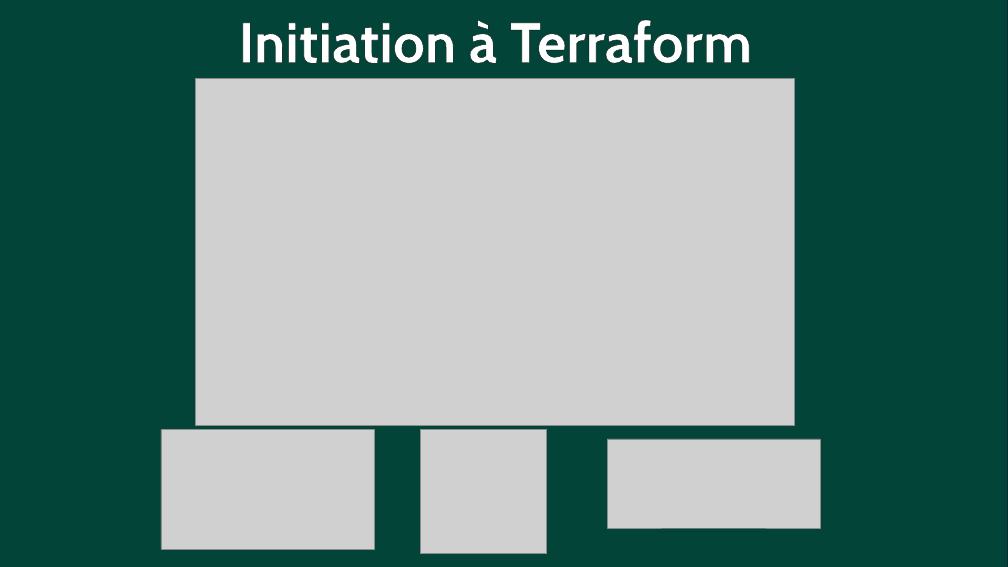
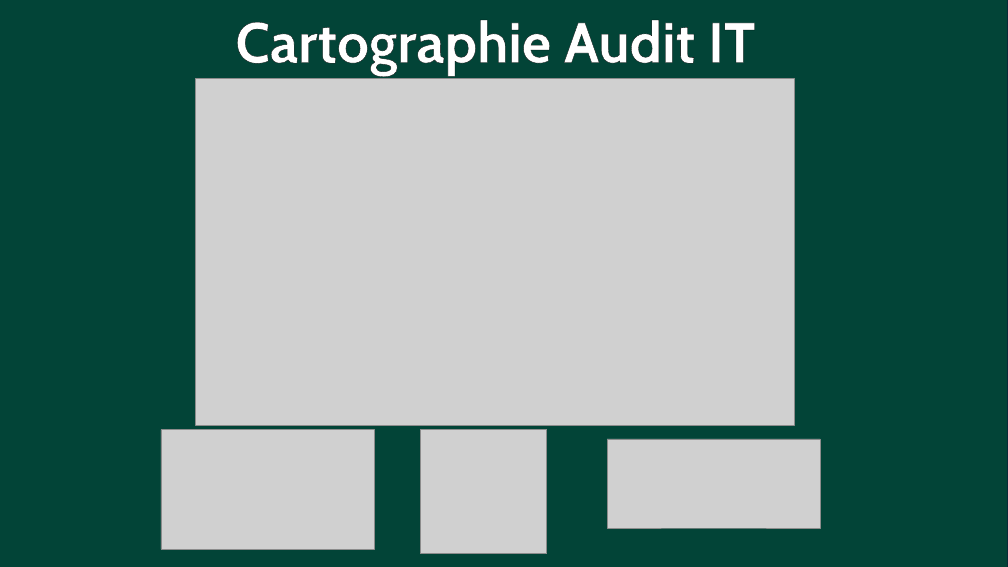
Before and after one commit to ndoudinimrod/ndoudinimrod.github.io, a slide deck: slide 2 of assets/project/project.pptx. Drawn at 1008x567 pixels with LibreOffice and Linux fonts; fonts in the diff are those of the drawing; grey boxes stand for pictures. Boxes give left, top, right and bottom in pixels: in the first picture for what was removed or moved away, otherwise in the second. Text is boxed around its words. In the diff, an @@ line names an element or a change of style, - is before the commit and + after.

Commit message:
project Images Fullscreen & corrrection project image3 Audit IT

```diff
--- a/assets/project/project.pptx
+++ b/assets/project/project.pptx
@@ text at box(235, 20, 755, 75): text changed @@
-Initiation à Terraform
+Cartographie Audit IT
```
Also in this commit, not shown: 38 other files.
